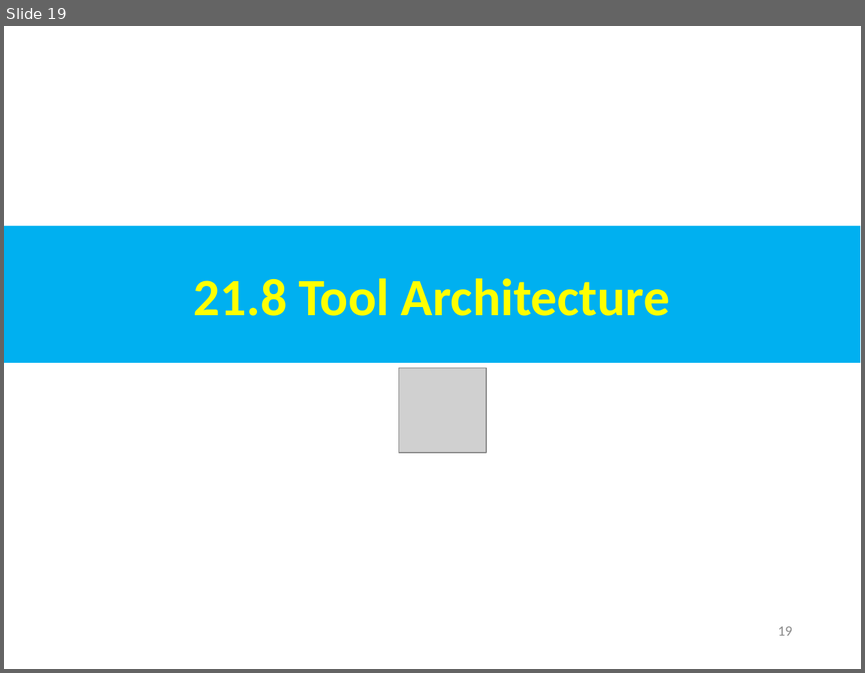
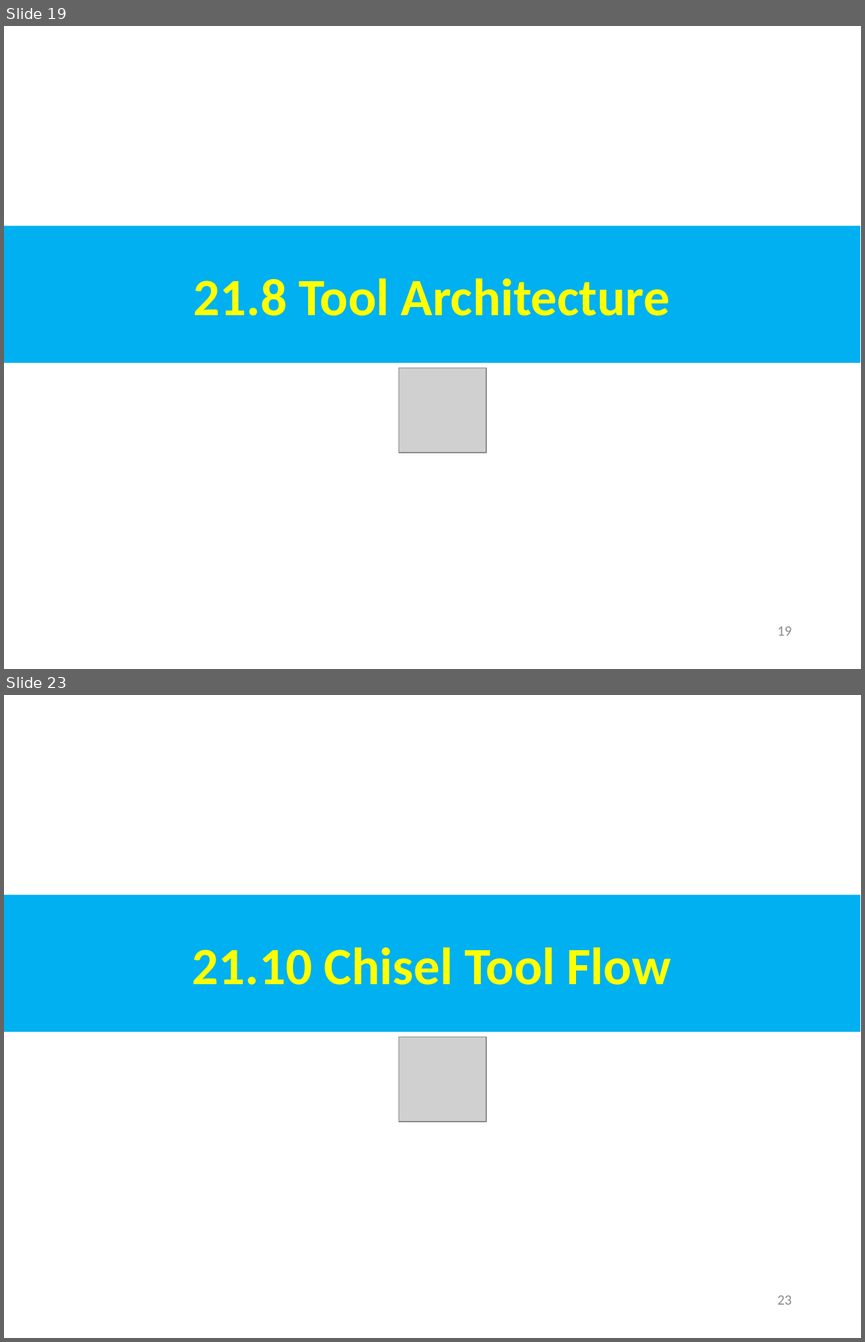
Before and after one commit to peterhchen/AIU_CS800_Chisel, a slide deck: 500_UCSC_HWD/021_FIRRTL/000_Video/021.FIRRTL.ppt. Shown one above the other, each under a label of ours: slide 19 before the commit, slides 19 and 23 after it; the slides between them are not shown. The pictures are 865x673 and 865x1342 pixels, drawn with LibreOffice and Linux fonts; fonts in the diff are those of the drawing; grey boxes stand for pictures. Boxes give left, top, right and bottom in pixels: in the first picture for what was removed or moved away, otherwise in the second. Text is boxed around its words. In the diff, an @@ line names an element or a change of style, - is before the commit and + after.

```diff
--- a/500_UCSC_HWD/021_FIRRTL/000_Video/021.FIRRTL.ppt
+++ b/500_UCSC_HWD/021_FIRRTL/000_Video/021.FIRRTL.ppt
@@ slide 23 added at [4, 695, 861, 1338], background #FFFFFF @@
@@ rectangle added at [4, 895, 860, 1032], fill #00B0F0, 44 pt, text #FFFF00, bold @@
+21.10 Chisel Tool Flow
@@ picture added at [399, 1037, 486, 1121] @@
@@ page number added at [777, 1295, 791, 1304], 12 pt, text #8B8B8B @@
+23
```
Also in this commit, not shown: 20 other slides changed, 7 other slides added.
